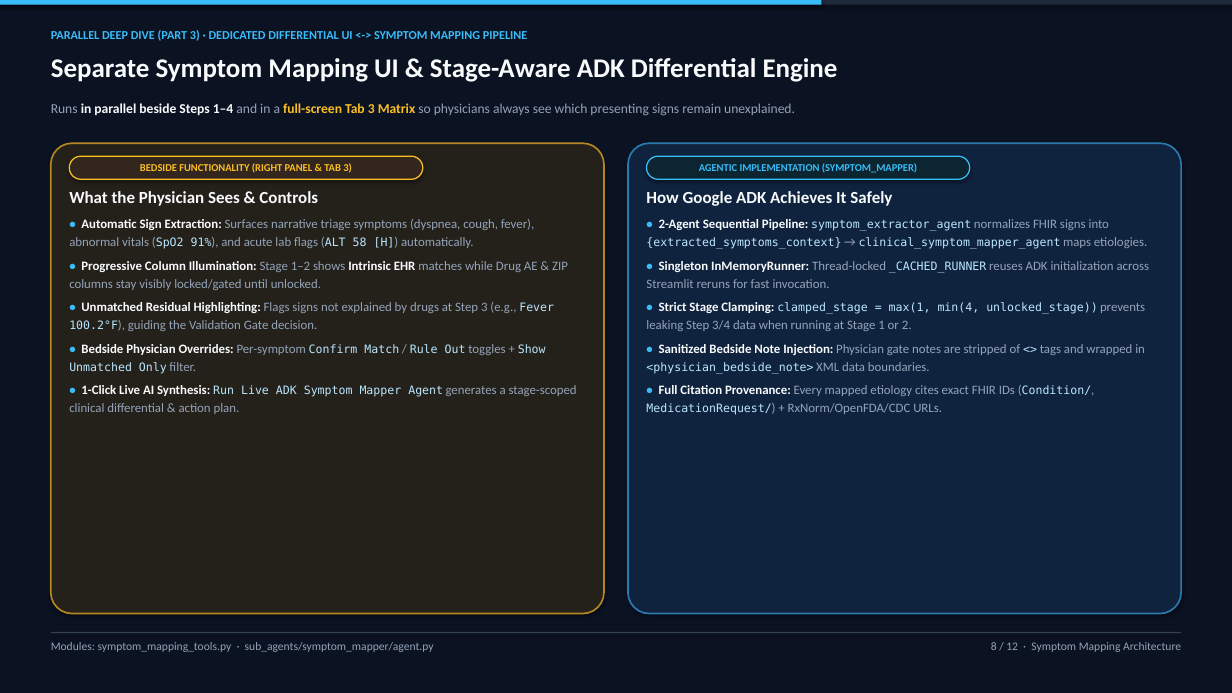
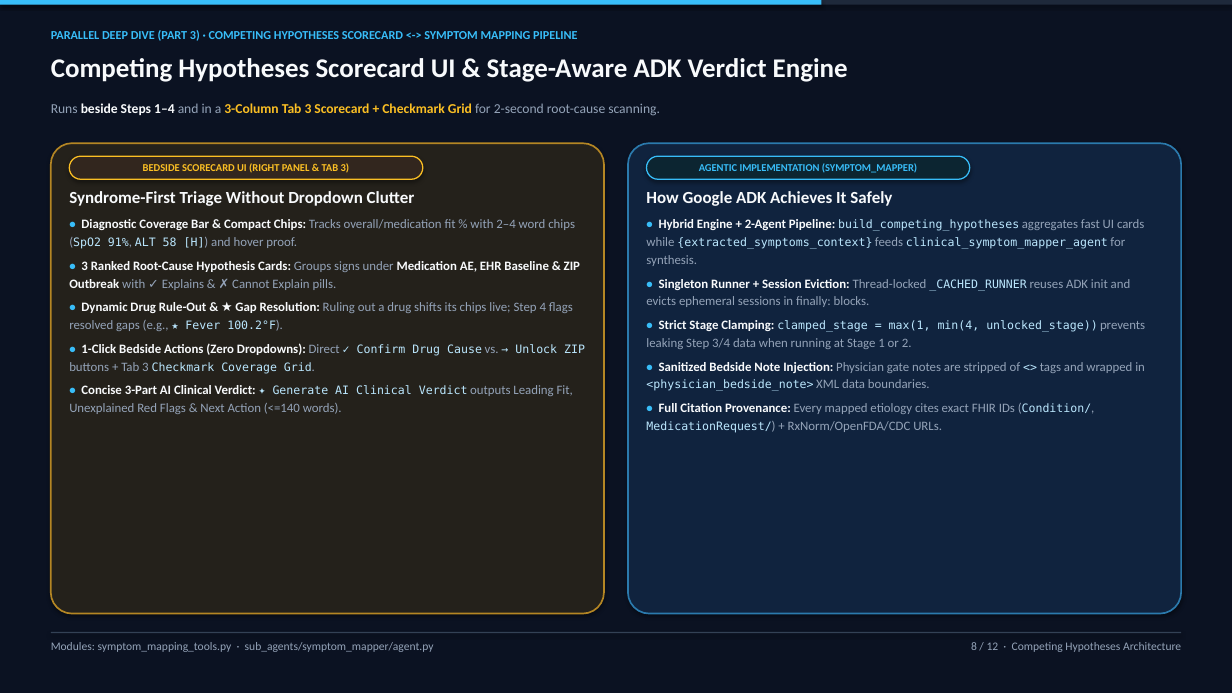
Before and after one commit to Sivaram0606/AI-PhysicianSupport, a slide deck: slide 8 of AGENTIC_ARCHITECTURE_AND_FUNCTIONALITY.pptx. Drawn at 1232x693 pixels with LibreOffice and Linux fonts; fonts in the diff are those of the drawing. Boxes give left, top, right and bottom in pixels: in the first picture for what was removed or moved away, otherwise in the second. Text is boxed around its words. In the diff, an @@ line names an element or a change of style, - is before the commit and + after.

Commit message:
Update PPTX decks, HTML slides, docs, and 4-min narrated demo video for Competing Hypotheses Scorecard UI

```diff
--- a/AGENTIC_ARCHITECTURE_AND_FUNCTIONALITY.pptx
+++ b/AGENTIC_ARCHITECTURE_AND_FUNCTIONALITY.pptx
@@ text at (51,30,577,41): text changed @@
-PARALLEL DEEP DIVE (PART 3) · DEDICATED DIFFERENTIAL UI <-> SYMPTOM MAPPING PIPELINE
+PARALLEL DEEP DIVE (PART 3) · COMPETING HYPOTHESES SCORECARD <-> SYMPTOM MAPPING PIPELINE
@@ text at (51,58,848,82): text changed @@
-Separate Symptom Mapping UI & Stage-Aware ADK Differential Engine
+Competing Hypotheses Scorecard UI & Stage-Aware ADK Verdict Engine
@@ text at (51,103,660,116): text changed; bold on @@
-Runs in parallel beside Steps 1–4 and in a full-screen Tab 3 Matrix so physicians always see which presenting signs remain unexplained.
+Runs beside Steps 1–4 and in a 3-Column Tab 3 Scorecard + Checkmark Grid for 2-second root-cause scanning.
@@ text in rounded rectangle at (143,163,350,173): text changed @@
-BEDSIDE FUNCTIONALITY (RIGHT PANEL & TAB 3)
+BEDSIDE SCORECARD UI (RIGHT PANEL & TAB 3)
@@ text at (69,191,585,414): text changed @@
-What the Physician Sees & Controls
-• Automatic Sign Extraction: Surfaces narrative triage symptoms (dyspnea, cough, fever), abnormal vitals (SpO2 91%), and acute lab flags (ALT 58 [H]) automatically.
-• Progressive Column Illumination: Stage 1–2 shows Intrinsic EHR matches while Drug AE & ZIP columns stay visibly locked/gated until unlocked.
-• Unmatched Residual Highlighting: Flags signs not explained by drugs at Step 3 (e.g., Fever 100.2°F), guiding the Validation Gate decision.
-• Bedside Physician Overrides: Per-symptom Confirm Match / Rule Out toggles + Show Unmatched Only filter.
-• 1-Click Live AI Synthesis: Run Live ADK Symptom Mapper Agent generates a stage-scoped clinical differential & action plan.
+Syndrome-First Triage Without Dropdown Clutter
+• Diagnostic Coverage Bar & Compact Chips: Tracks overall/medication fit % with 2–4 word chips (SpO2 91%, ALT 58 [H]) and hover proof.
+• 3 Ranked Root-Cause Hypothesis Cards: Groups signs under Medication AE, EHR Baseline & ZIP Outbreak with ✓ Explains & ✗ Cannot Explain pills.
+• Dynamic Drug Rule-Out & ★ Gap Resolution: Ruling out a drug shifts its chips live; Step 4 flags resolved gaps (e.g., ★ Fever 100.2°F).
+• 1-Click Bedside Actions (Zero Dropdowns): Direct ✓ Confirm Drug Cause vs. → Unlock ZIP buttons + Tab 3 Checkmark Coverage Grid.
+• Concise 3-Part AI Clinical Verdict: ✦ Generate AI Clinical Verdict outputs Leading Fit, Unexplained Red Flags & Next Action (<=140 words).
@@ text at (646,219,1144,307): text changed @@
-• 2-Agent Sequential Pipeline: symptom_extractor_agent normalizes FHIR signs into {extracted_symptoms_context} → clinical_symptom_mapper_agent maps etiologies.
-• Singleton InMemoryRunner: Thread-locked _CACHED_RUNNER reuses ADK initialization across Streamlit reruns for fast invocation.
+• Hybrid Engine + 2-Agent Pipeline: build_competing_hypotheses aggregates fast UI cards while {extracted_symptoms_context} feeds clinical_symptom_mapper_agent for synthesis.
+• Singleton Runner + Session Eviction: Thread-locked _CACHED_RUNNER reuses ADK init and evicts ephemeral sessions in finally: blocks.
@@ text at (971,642,1181,652): text changed @@
-8 / 12 · Symptom Mapping Architecture
+8 / 12 · Competing Hypotheses Architecture
```
Also in this commit, not shown: 5 other slides changed, 6 other files.
